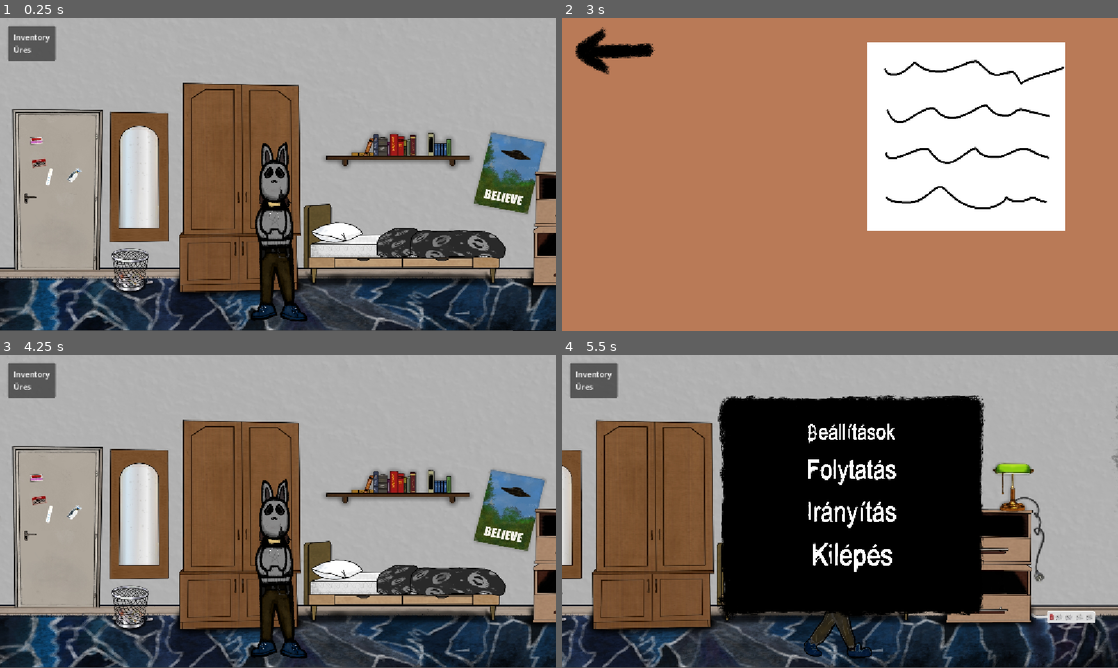
Above: before the commit, frames 1-4 (two rows, left to right).
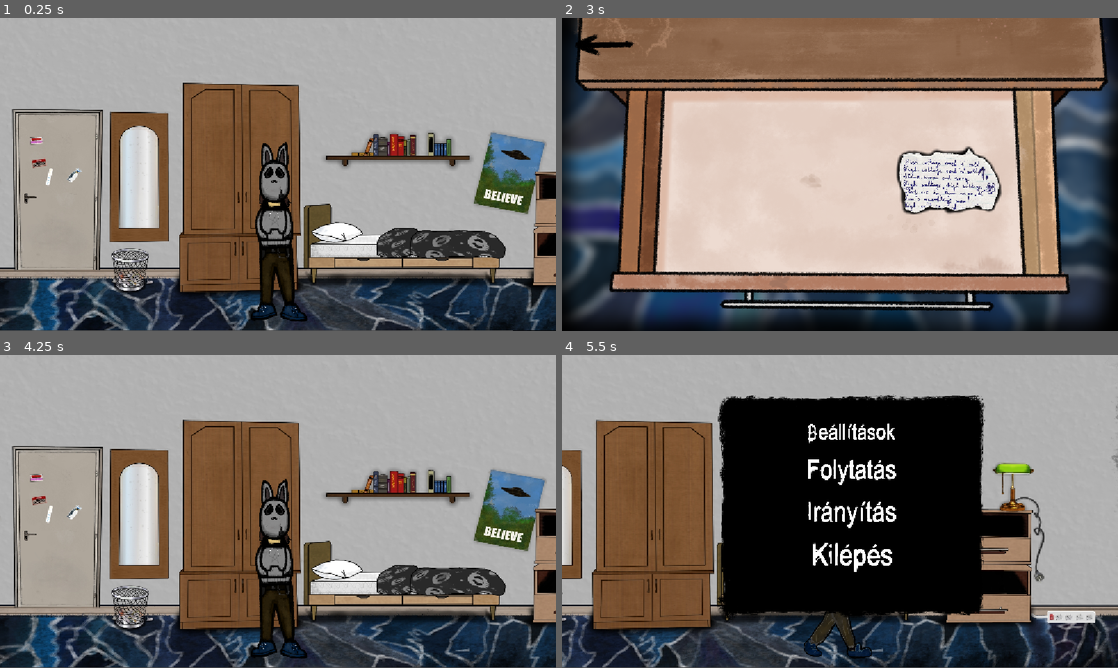
Above: after the commit, the same moments.

Repository: MotherFCKR54/The-Game
Game: Godot game, scene res://scenes/game.tscn
Two runs of this game, one before a commit and one after it. Both use one fixed random seed, a clock stepped at 60 frames per second and the inputs below. This scene is started directly instead of the project's main scene.
Inputs (mouse positions are in pixels of both pictures, inside the frame that each line leads up to; where the layout moved, square brackets give the same spot in the first picture):
- Up to frame 1 (0.25 s): no input
- Up to frame 2 (3 s): tap Enter at 0.5 s; move the mouse to (962, 158) at 0.52 s; hold D (Move_right) 0.53-1.25 s; click (962, 158) at 0.67 s; drag from (962, 212) to (812, 237) at 1.27 s; tap Space at 2 s; move the mouse to (895, 105) at 2.02 s; hold A (Move_left) 2.03-2.75 s; click (895, 105) at 2.17 s; drag from (812, 237) to (673, 127) at 2.77 s
- Up to frame 3 (4.25 s): click (44, 383) [55, 389] at 3.5 s
- Up to frame 4 (5.5 s): tap Enter at 4.25 s; move the mouse to (1006, 558) at 4.27 s; hold D (Move_right) 4.28-5 s; click (1006, 558) at 4.42 s; tap Escape (esc) at 4.9 s; drag from (673, 464) to (990, 549) at 5.02 s

The runs differ from the first frame. In frame 1, 0.9% of the frame differs, in the area x 1-11%, y 2-14%; in frame 2, 95%, in the area x 0-100%, y 0-100%; in frame 3, 0.9%; in frame 4, 0.9%.

Commit message:
Fiók+cetli+inventory fix

Diff:
--- /dev/null
+++ b/the-game/scenes/drawer_view.gd
@@ -0,0 +1,53 @@
+# A nyitott fiók tárgyait kezeli; a már elrakott cetli nem jelenik meg újra.
+extends CanvasLayer
+
+const NoteReader = preload("res://scenes/note_reader.gd")
+var _was_paused := false
+var _closing := false
+
+# A fiók külön felületként megállítja a karaktert, és beköti a cetli kattintását.
+func _ready() -> void:
+	add_to_group("drawer_view")
+	process_mode = Node.PROCESS_MODE_ALWAYS
+	_was_paused = get_tree().paused
+	get_tree().paused = true
+	$cetli.pressed.connect(_open_note)
+	$vissza.pressed.connect(close)
+	SaveManager.inventory_changed.connect(_refresh_note)
+	get_viewport().size_changed.connect(_layout)
+	_refresh_note()
+	_layout()
+
+# Az üres fiók képe kitölti a képernyőt; a cetli a belsejében helyezkedik el.
+func _layout() -> void:
+	var viewport_size := get_viewport().get_visible_rect().size
+	$fiok.size = viewport_size
+	$cetli.size = viewport_size * Vector2(0.26, 0.28)
+	$cetli.position = viewport_size * Vector2(0.57, 0.39)
+	$cetli.pivot_offset = $cetli.size / 2
+
+# Mentésből visszatöltött inventory esetén is eltünteti a már felvett tárgyat.
+func _refresh_note() -> void:
+	$cetli.visible = SaveManager.get_item_count("cetli") == 0
+
+# Ugyanazt az olvasónézetet nyitja, amelyet az inventory is használ.
+func _open_note() -> void:
+	if not get_tree().get_nodes_in_group("note_reader").is_empty():
+		return
+	add_child(NoteReader.new())
+
+# Az olvasó felett nem zárjuk be a fiókot; egyébként Esc-kel is visszaléphetünk.
+func _input(event: InputEvent) -> void:
+	if not get_tree().get_nodes_in_group("note_reader").is_empty():
+		return
+	if event.is_action_pressed("esc"):
+		get_viewport().set_input_as_handled()
+		close()
+
+# Visszaadja a vezérlést a játéknak, és eltávolítja a fiók felületét.
+func close() -> void:
+	if _closing:
+		return
+	_closing = true
+	get_tree().paused = _was_paused
+	queue_free()
--- a/the-game/scenes/fiók.tscn
+++ b/the-game/scenes/fiók.tscn
@@ -1,36 +1,41 @@
 [gd_scene format=3 uid="uid://chyosfoc0q8oq"]
 
-[ext_resource type="Texture2D" uid="uid://dif2mwb4o4wsh" path="res://pictures/fiók.png" id="1_e5jvr"]
-[ext_resource type="Texture2D" uid="uid://bxf7aujd8tvxs" path="res://pictures/papír.png" id="2_g63s2"]
-[ext_resource type="Texture2D" uid="uid://r1p1eyxcqdra" path="res://pictures/nyil1crop.png" id="3_4te2h"]
-[ext_resource type="Texture2D" uid="uid://dmfb1a13sjkwy" path="res://pictures/nyil2crop.png" id="4_2nwit"]
-[ext_resource type="Script" uid="uid://buns11jeoejn7" path="res://scenes/fiókvissza.gd" id="5_4te2h"]
+[ext_resource type="Texture2D" path="res://pictures/uresfiok.png" id="1"]
+[ext_resource type="Texture2D" path="res://pictures/cetli1-arnyekkal.png" id="2"]
+[ext_resource type="Texture2D" path="res://pictures/nyil1crop.png" id="3"]
+[ext_resource type="Texture2D" path="res://pictures/nyil2crop.png" id="4"]
+[ext_resource type="Script" path="res://scenes/drawer_view.gd" id="5"]
 
-[node name="Node2D" type="CanvasLayer" unique_id=1606451638]
+[node name="Fiok" type="CanvasLayer"]
+layer = 20
+script = ExtResource("5")
 
-[node name="fiók" type="Sprite2D" parent="." unique_id=1657844061]
-position = Vector2(564.00006, 304)
-scale = Vector2(1.1466662, 1.1517379)
-texture = ExtResource("1_e5jvr")
+[node name="fiok" type="TextureRect" parent="."]
+texture = ExtResource("1")
+expand_mode = 1
+stretch_mode = 0
+mouse_filter = 0
 
-[node name="cetli" type="Sprite2D" parent="." unique_id=753654791]
-position = Vector2(837, 245)
-scale = Vector2(0.43460816, 0.532118)
-texture = ExtResource("2_g63s2")
+[node name="cetli" type="TextureButton" parent="."]
+offset_left = 650.0
+offset_top = 250.0
+offset_right = 950.0
+offset_bottom = 430.0
+texture_normal = ExtResource("2")
+ignore_texture_size = true
+stretch_mode = 5
+mouse_default_cursor_shape = 2
+tooltip_text = "Cetli elolvasása"
 
-[node name="vissza" type="TextureButton" parent="." unique_id=1802849448]
+[node name="vissza" type="TextureButton" parent="."]
 offset_left = 23.0
 offset_top = 16.0
-offset_right = 196.0
-offset_bottom = 121.0
-texture_normal = ExtResource("3_4te2h")
-texture_pressed = ExtResource("4_2nwit")
-texture_hover = ExtResource("4_2nwit")
-texture_focused = ExtResource("4_2nwit")
+offset_right = 153.0
+offset_bottom = 95.0
+texture_normal = ExtResource("3")
+texture_pressed = ExtResource("4")
+texture_hover = ExtResource("4")
 ignore_texture_size = true
-stretch_mode = 0
-script = ExtResource("5_4te2h")
-
-[connection signal="mouse_entered" from="vissza" to="vissza" method="_on_mouse_entered"]
-[connection signal="mouse_exited" from="vissza" to="vissza" method="_on_mouse_exited"]
-[connection signal="pressed" from="vissza" to="vissza" method="_on_pressed"]
+stretch_mode = 5
+mouse_default_cursor_shape = 2
+tooltip_text = "Fiók bezárása"
--- a/the-game/scenes/game.gd
+++ b/the-game/scenes/game.gd
@@ -4,8 +4,11 @@
 # Előre betölti a fiók jelenetét, hogy megnyitáskor példányosítható legyen.
 var fiok_scene = preload("res://scenes/fiók.tscn")
 
-# A kódból létrehozott tárgylista szöveges felülete.
-var inventory_label: Label
+# A tárgylista feliratainak és kattintható tárgygombjainak tárolója.
+var inventory_list: VBoxContainer
+# A teljes inventory-panelt elrejtjük, amikor nincs benne tárgy.
+var inventory_panel: PanelContainer
+const NoteReader = preload("res://scenes/note_reader.gd")
 
 # Felépíti a tárgylista felületét, beköti a frissítést és a pozíciómentést, majd elindítja az időzítőt.
 func _ready() -> void:
@@ -13,6 +16,7 @@
 	var hud := CanvasLayer.new()
 	add_child(hud)
 	var panel := PanelContainer.new()
+	inventory_panel = panel
 	panel.position = Vector2(16, 16)
 	panel.mouse_filter = Control.MOUSE_FILTER_IGNORE
 	hud.add_child(panel)
@@ -22,9 +26,8 @@
 		margin.add_theme_constant_override("margin_" + side, 12)
 	margin.mouse_filter = Control.MOUSE_FILTER_IGNORE
 	panel.add_child(margin)
-	inventory_label = Label.new()
-	inventory_label.mouse_filter = Control.MOUSE_FILTER_IGNORE
-	margin.add_child(inventory_label)
+	inventory_list = VBoxContainer.new()
+	margin.add_child(inventory_list)
 	# A tárgyak változására azonnal újrarajzolja a listát.
 	SaveManager.inventory_changed.connect(_refresh_inventory)
 	_refresh_inventory()
@@ -47,16 +50,49 @@
 	if what == NOTIFICATION_WM_CLOSE_REQUEST or what == NOTIFICATION_APPLICATION_PAUSED:
 		_save_position()
 
-# Újra összeállítja a tárgylista szövegét; üres inventorynál az Üres feliratot mutatja.
+# Újraépíti a tárgylistát; a cetli kattintható, a többi tárgy darabszámmal jelenik meg.
 func _refresh_inventory() -> void:
-	var lines := PackedStringArray(["Inventory"])
+	for child in inventory_list.get_children():
+		inventory_list.remove_child(child)
+		child.queue_free()
+	inventory_panel.visible = not SaveManager.inventory.is_empty()
 	if SaveManager.inventory.is_empty():
-		lines.append("Üres")
+		return
+	var title := Label.new()
+	title.text = "Inventory"
+	inventory_list.add_child(title)
 	for item: String in SaveManager.inventory:
-		lines.append("%s × %d" % [item, SaveManager.get_item_count(item)])
-	inventory_label.text = "\n".join(lines)
+		if item == "cetli":
+			var button := Button.new()
+			button.name = "Cetli"
+			# A tárgy neve csak rámutatáskor, súgóbuborékban jelenik meg.
+			button.tooltip_text = "Cetli"
+			button.icon_alignment = HORIZONTAL_ALIGNMENT_CENTER
+			button.icon = preload("res://pictures/cetli1-arnyekkal.png")
+			button.expand_icon = true
+			button.add_theme_constant_override("icon_max_width", 54)
+			button.custom_minimum_size = Vector2(80, 64)
+			# Az inventory ikonja minden állapotban háttér és keret nélkül jelenik meg.
+			for state in ["normal", "hover", "pressed", "disabled", "focus"]:
+				button.add_theme_stylebox_override(state, StyleBoxEmpty.new())
+			button.mouse_default_cursor_shape = Control.CURSOR_POINTING_HAND
+			button.pressed.connect(_open_inventory_note)
+			inventory_list.add_child(button)
+		else:
+			var label := Label.new()
+			label.text = "%s × %d" % [item, SaveManager.get_item_count(item)]
+			inventory_list.add_child(label)
+
+# Az inventoryból ugyanazt a nagyított cetlit nyitja meg, másolat létrehozása nélkül.
+func _open_inventory_note() -> void:
+	if SaveManager.get_item_count("cetli") == 0:
+		return
+	if get_tree().get_nodes_in_group("note_reader").is_empty():
+		add_child(NoteReader.new())
 
 # Példányosítja az előre betöltött fiókjelenetet és hozzáadja a pályához.
 func fioknyitas():
+	if not get_tree().get_nodes_in_group("drawer_view").is_empty():
+		return
 	var fiok = fiok_scene.instantiate()
 	add_child(fiok)
--- /dev/null
+++ b/the-game/scenes/note_reader.gd
@@ -0,0 +1,108 @@
+# A cetli közös, nagyított olvasónézete a fiókból és az inventoryból is.
+extends CanvasLayer
+
+const ITEM_ID := "cetli"
+var _was_paused := false
+var _closing := false
+var _sheet: TextureRect
+var _store_button: Button
+var _back_button: Button
+
+# A játékhoz illő fehér feliratot, fekete alapot és piros ecsetes kiemelést készít.
+static func style_button(button: Button) -> void:
+	var normal := StyleBoxTexture.new()
+	normal.texture = preload("res://pictures/Pause.png")
+	var brush := AtlasTexture.new()
+	brush.atlas = preload("res://pictures/pause4.4.png")
+	# Csak a felirat nélküli bal oldali ecsetvonást használjuk háttérként.
+	brush.region = Rect2(0, 0, 300, 191)
+	var hover := StyleBoxTexture.new()
+	hover.texture = brush
+	button.add_theme_stylebox_override("normal", normal)
+	button.add_theme_stylebox_override("hover", hover)
+	button.add_theme_stylebox_override("pressed", hover)
+	button.add_theme_stylebox_override("focus", hover)
+	button.add_theme_color_override("font_color", Color.WHITE)
+	button.add_theme_color_override("font_hover_color", Color.WHITE)
+	button.add_theme_color_override("font_pressed_color", Color.WHITE)
+	button.add_theme_font_size_override("font_size", 28)
+	var font := SystemFont.new()
+	font.font_names = PackedStringArray(["Segoe Print", "Comic Sans MS"])
+	button.add_theme_font_override("font", font)
+	button.mouse_default_cursor_shape = Control.CURSOR_POINTING_HAND
+
+# Külön, felső rétegen jelenik meg, miközben a háttérben a játék szünetel.
+func _ready() -> void:
+	layer = 40
+	process_mode = Node.PROCESS_MODE_ALWAYS
+	add_to_group("note_reader")
+	_was_paused = get_tree().paused
+	get_tree().paused = true
+	var backdrop := ColorRect.new()
+	backdrop.color = Color(0, 0, 0, 0.88)
+	backdrop.set_anchors_and_offsets_preset(Control.PRESET_FULL_RECT)
+	add_child(backdrop)
+	_sheet = TextureRect.new()
+	_sheet.name = "Cetli1"
+	_sheet.texture = preload("res://pictures/cetli1.png")
+	_sheet.expand_mode = TextureRect.EXPAND_IGNORE_SIZE
+	_sheet.stretch_mode = TextureRect.STRETCH_KEEP_ASPECT_CENTERED
+	_sheet.mouse_filter = Control.MOUSE_FILTER_IGNORE
+	add_child(_sheet)
+	_store_button = Button.new()
+	_store_button.name = "Elrakas"
+	_store_button.text = "Elrakás"
+	style_button(_store_button)
+	_store_button.pressed.connect(_store_note)
+	add_child(_store_button)
+	_back_button = Button.new()
+	_back_button.name = "Vissza"
+	_back_button.text = "Vissza"
+	style_button(_back_button)
+	_back_button.pressed.connect(close)
+	add_child(_back_button)
+	get_viewport().size_changed.connect(_layout)
+	_layout()
+	# Rövid, középpont körüli közelítés, a szöveg végül teljes méretben marad.
+	_sheet.scale = Vector2.ONE * 0.82
+	_sheet.modulate.a = 0.0
+	var tween := create_tween().set_parallel(true)
+	tween.tween_property(_sheet, "scale", Vector2.ONE, 0.22).set_trans(Tween.TRANS_CUBIC).set_ease(Tween.EASE_OUT)
+	tween.tween_property(_sheet, "modulate:a", 1.0, 0.22)
+
+# A képernyőhöz igazítja a cetlit: a szöveg torzítás és levágás nélkül olvasható.
+func _layout() -> void:
+	var viewport_size := get_viewport().get_visible_rect().size
+	var available := Vector2(viewport_size.x - 40, maxf(100, viewport_size.y - 108))
+	var image_size := _sheet.texture.get_size()
+	var fit := minf(available.x / image_size.x, available.y / image_size.y)
+	_sheet.size = image_size * fit
+	_sheet.position = Vector2((viewport_size.x - _sheet.size.x) / 2, 12)
+	_sheet.pivot_offset = _sheet.size / 2
+	var width := minf(230, (viewport_size.x - 60) / 2)
+	_store_button.size = Vector2(width, 64)
+	_back_button.size = Vector2(width, 64)
+	_store_button.position = Vector2(viewport_size.x / 2 + 10, viewport_size.y - 80)
+	_back_button.position = Vector2(viewport_size.x / 2 - width - 10, viewport_size.y - 80)
+
+# Csak egyszer adja hozzá a cetlit; inventoryból újraolvasva nem keletkezik másolat.
+func _store_note() -> void:
+	if _closing:
+		return
+	if SaveManager.get_item_count(ITEM_ID) == 0:
+		SaveManager.add_item(ITEM_ID)
+	close()
+
+# Esc bezárja az olvasót; a pause menü nem kapja meg ugyanazt a gombnyomást.
+func _input(event: InputEvent) -> void:
+	if event.is_action_pressed("esc"):
+		get_viewport().set_input_as_handled()
+		close()
+
+# Visszaállítja a korábbi szünetállapotot: a fiók nyitva maradhat mögötte.
+func close() -> void:
+	if _closing:
+		return
+	_closing = true
+	get_tree().paused = _was_paused
+	queue_free()
Not shown, added: the-game/pictures/cetli1-arnyekkal.png.import
Not shown, added: the-game/pictures/cetli1.png.import
Binary file removed: the-game/pictures/fiók.png
Not shown, changed: the-game/pictures/uresfiok.png.import
Not shown, added: the-game/scenes/drawer_view.gd.uid
Not shown, added: the-game/scenes/note_reader.gd.uid
Not shown, changed: the-game/MENTES.md
